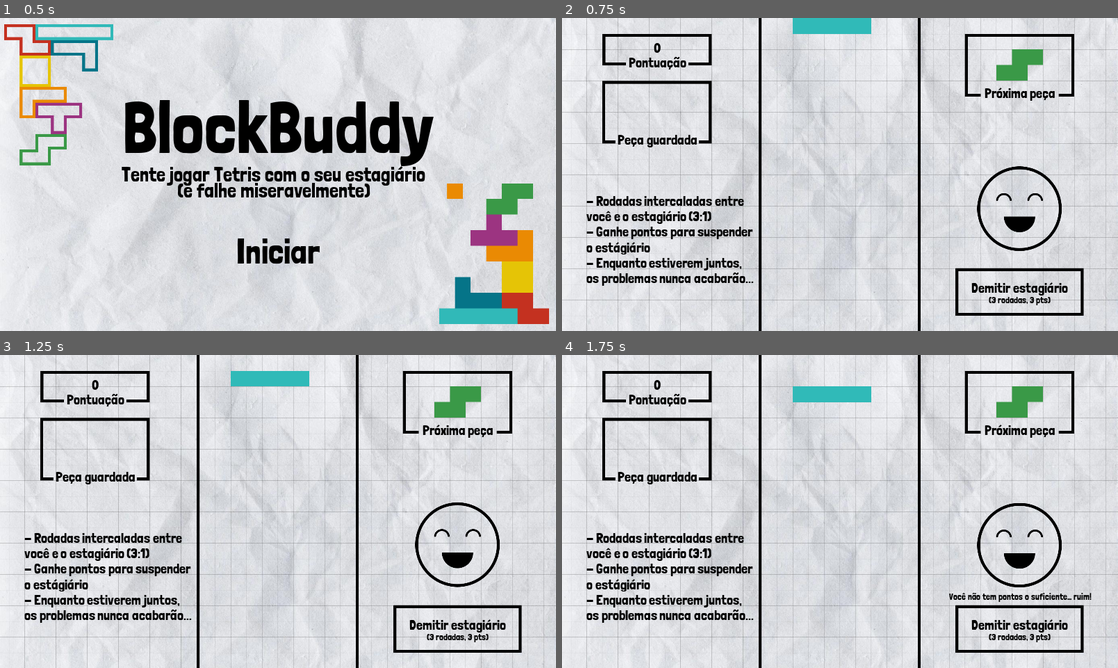
Above: before the commit, frames 1-4 (two rows, left to right).
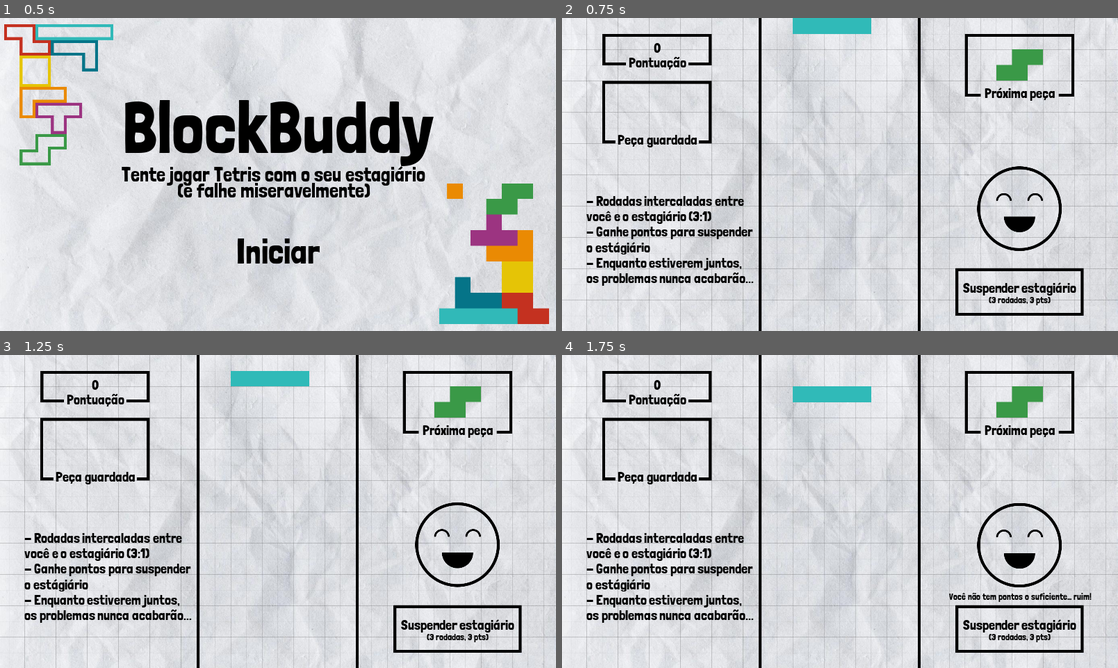
Above: after the commit, the same moments.

Repository: Eduardo-Barreto/Block-Buddy-Game
Game: Godot game, scene res://scenes/main.tscn
The game is run twice, just before and just after one commit, with the same random seed, the same clock (stepped at 60 frames per second) and the same inputs.
Inputs:
- Up to frame 1 (0.5 s): no input
- Up to frame 2 (0.75 s): click "Iniciar" at 0.5 s
- Up to frame 3 (1.25 s): no input
- Up to frame 4 (1.75 s): click "Demitir estagiário" (after the commit: "Suspender estagiário") at 1.25 s

Frame 1 is identical in both runs. In frame 2, 0.4% of the frame differs, in the area x 72-93%, y 84-89%; in frame 3, 0.4%; in frame 4, 0.4%.

Commit message:
fix: fire button text

Diff:
--- a/src/scenes/playing.tscn
+++ b/src/scenes/playing.tscn
@@ -242,13 +242,13 @@
 position = Vector2( 220, 322 )
 
 [node name="text" type="Label" parent="fire"]
-margin_left = 54.0
+margin_left = 25.0
 margin_top = 560.0
-margin_right = 387.0
+margin_right = 417.0
 margin_bottom = 618.0
 custom_colors/font_color = Color( 0, 0, 0, 1 )
 custom_fonts/font = SubResource( 1 )
-text = "Demitir estagiário"
+text = "Suspender estagiário"
 align = 1
 valign = 1
 
